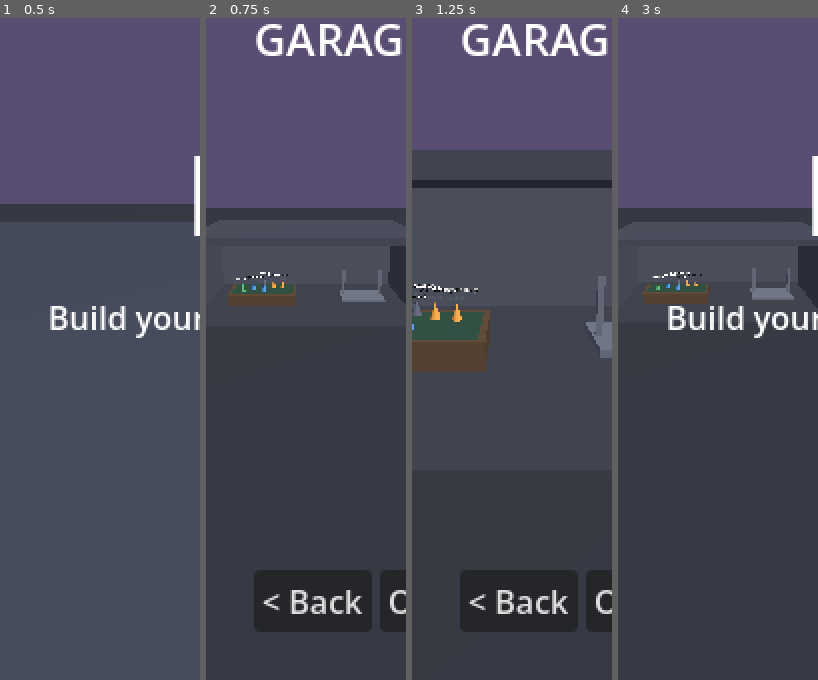
Above: before the commit, frames 1-4 (left to right).
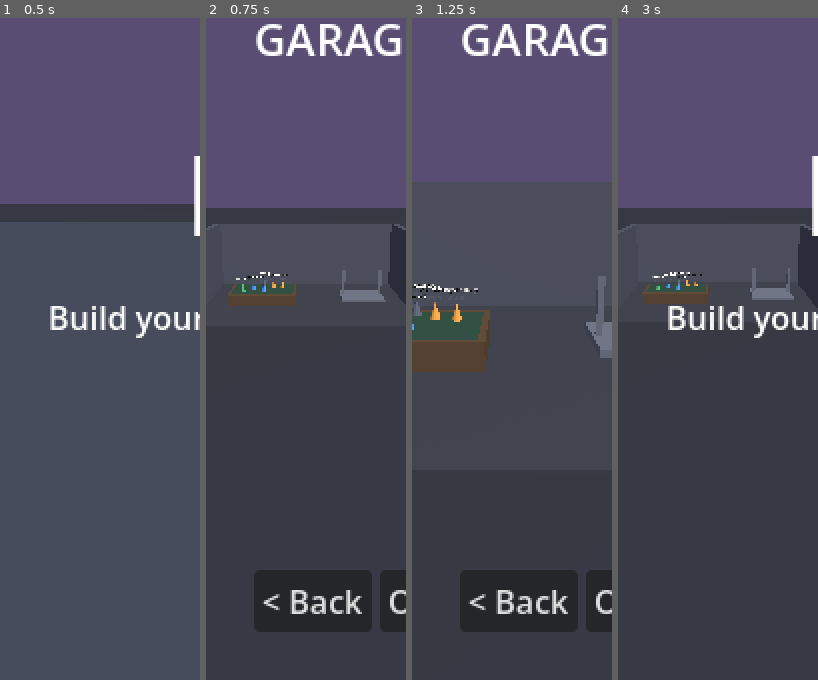
Above: after the commit, the same moments.

Repository: felixxwu/TAPPA
Game: Godot game, scene res://hq.tscn
Same seed, same stepped clock (60 frames per second), same inputs: the game is played once before the commit and once after it.
Inputs (mouse positions are in pixels of both pictures, inside the frame that each line leads up to):
- Up to frame 1 (0.5 s): no input
- Up to frame 2 (0.75 s): tap Enter (menu_select) at 0.5 s; move the mouse to (350, 282) at 0.52 s; hold Right (menu_right) from 0.53 s (still down); tap C (cycle_camera) at 0.6 s; click (350, 282) at 0.67 s
- Up to frame 3 (1.25 s): keep holding Right (menu_right)
- Up to frame 4 (3 s): release Right (menu_right) at 1.25 s; drag from (678, 355) to (708, 461) at 1.27 s; tap R (reset_car) at 2 s; move the mouse to (738, 163) at 2.02 s; hold Right (menu_right) 2.03-2.75 s; tap T (toggle_gearbox) at 2.1 s; click "< Back" at 2.75 s

Frame 1 is identical in both runs. In frame 2, 0.3% of the frame differs, in the area x 57-100%, y 30-34%; in frame 3, 5.7%, in the area x 0-100%, y 19-26%; in frame 4, 0.3%.

Commit message:
HQ: remove garage roof so the map-table view isn't a blank screen
The table-map camera looks down onto the table from above (eye y=5.4), but
the garage roof slab (top y~5.2) sat directly in that line of sight, so
dropping into the map view showed the grey underside/top of the roof — a
blank screen. The garage is now open-topped (placeholder art); the walls +
floor still read as a garage and the camera frames the 3D map cleanly.

Co-Authored-By: Claude Opus 4.8 <noreply@anthropic.com>
Claude-Session: https://claude.ai/code/session_01LNmbsP7S3dv4i5mgMFcxct

Diff:
--- a/rally/scripts/hq.gd
+++ b/rally/scripts/hq.gd
@@ -176,8 +176,10 @@
 		_block(b[0], b[1], b[2])
 
 
-# The garage shell: floor, back + side walls, a flat roof. Open toward +Z (the car
-# park) so the camera looks in through the front from the garage station.
+# The garage shell: floor + back/side walls, open-topped. NO roof: the table-map
+# camera looks down onto the table from above, so a roof would occlude it (a roof
+# slab over the table reads as a blank grey screen in the map view). Open toward +Z
+# (the car park) so the camera also looks in through the front from the garage station.
 func _build_garage() -> void:
 	var cfg: GameConfig = Config.data
 	var gx: float = cfg.hq_garage_size.x
@@ -189,7 +191,6 @@
 	_block(Vector3(0.0, wall_h * 0.5, -gz * 0.5), Vector3(gx, wall_h, t), wall)                # back
 	_block(Vector3(-gx * 0.5, wall_h * 0.5, 0.0), Vector3(t, wall_h, gz), wall)                # left
 	_block(Vector3(gx * 0.5, wall_h * 0.5, 0.0), Vector3(t, wall_h, gz), wall)                 # right
-	_block(Vector3(0.0, wall_h, 0.0), Vector3(gx, t, gz), Color(0.26, 0.27, 0.31))             # roof
 
 
 # The map table: a block with the flat 3D map plane on top + a pickable area so a tap
